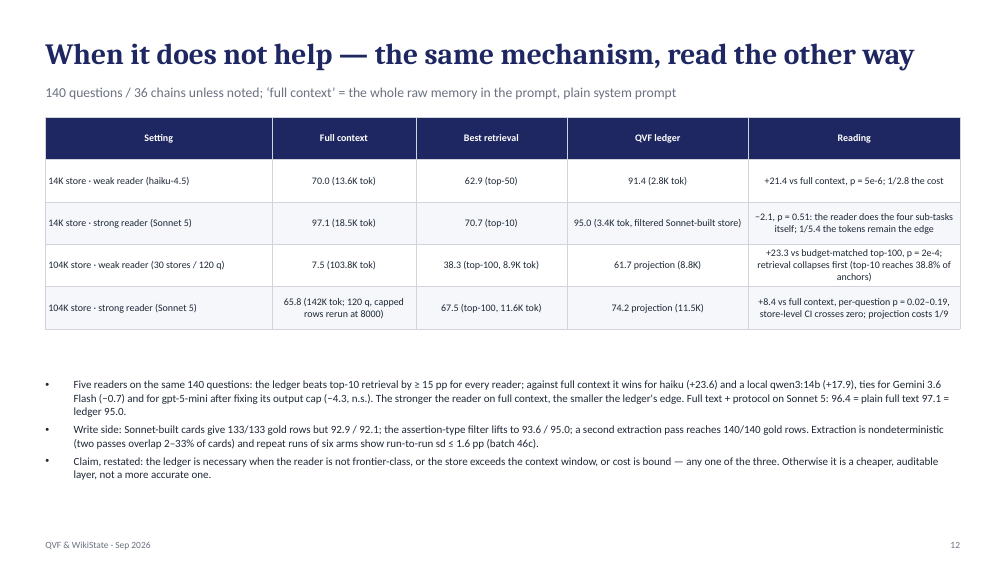
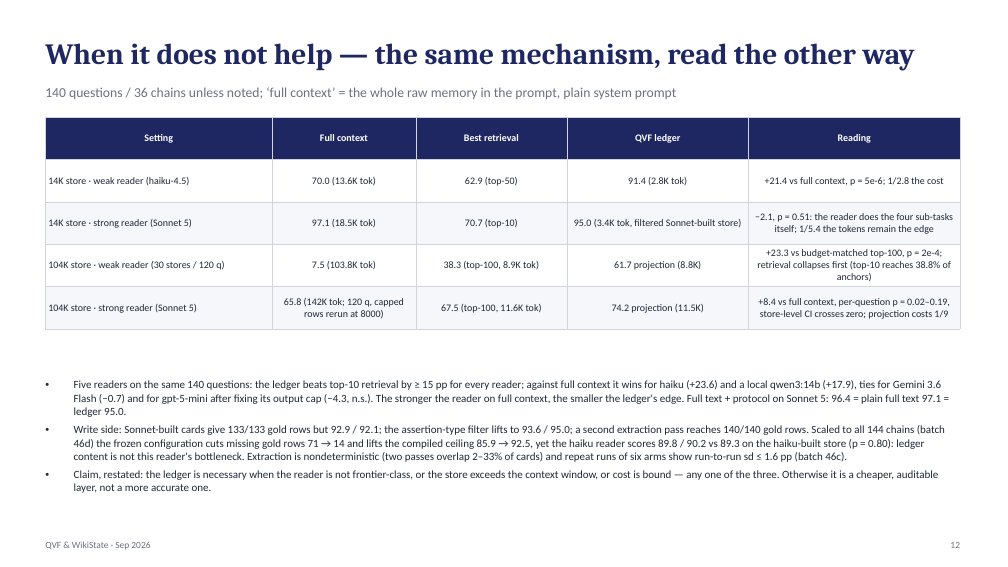
Before and after one commit to jeremyz12/qvf_withcontroller, a slide deck: slide 12 of results/talk_qvf_wikistate_20260904.pptx. Drawn at 1008x567 pixels with LibreOffice and Linux fonts; fonts in the diff are those of the drawing. Boxes give left, top, right and bottom in pixels: in the first picture for what was removed or moved away, otherwise in the second. Text is boxed around its words. In the diff, an @@ line names an element or a change of style, - is before the commit and + after.

```diff
--- a/results/talk_qvf_wikistate_20260904.pptx
+++ b/results/talk_qvf_wikistate_20260904.pptx
@@ text at (x1=74, y1=425, x2=945, y2=462): text changed @@
-• Write side: Sonnet-built cards give 133/133 gold rows but 92.9 / 92.1; the assertion-type filter lifts to 93.6 / 95.0; a second extraction pass reaches 140/140 gold rows. Extraction is nondeterministic (two passes overlap 2–33% of cards) and repeat runs of six arms show run-to-run sd ≤ 1.6 pp (batch 46c).
+• Write side: Sonnet-built cards give 133/133 gold rows but 92.9 / 92.1; the assertion-type filter lifts to 93.6 / 95.0; a second extraction pass reaches 140/140 gold rows. Scaled to all 144 chains (batch 46d) the frozen configuration cuts missing gold rows 71 → 14 and lifts the compiled ceiling 85.9 → 92.5, yet the haiku reader scores 89.8 / 90.2 vs 89.3 on the haiku-built store (p = 0.80): ledger content is not this reader's bottleneck. Extraction is nondeterministic (two passes overlap 2–33% of cards) and repeat runs of six arms show run-to-run sd ≤ 1.6 pp (batch 46c).
```
Also in this commit, not shown: 2 other slides changed, 2 other files.
